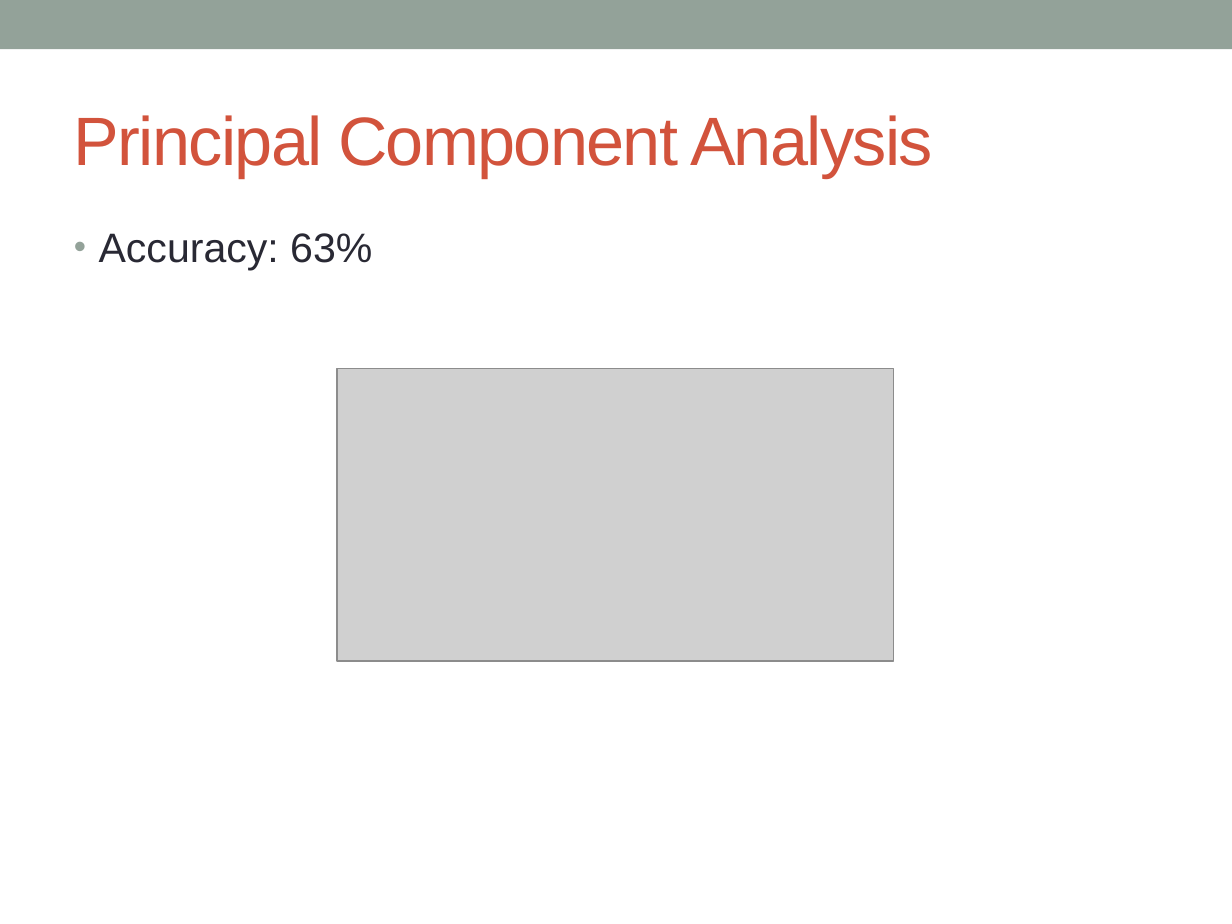
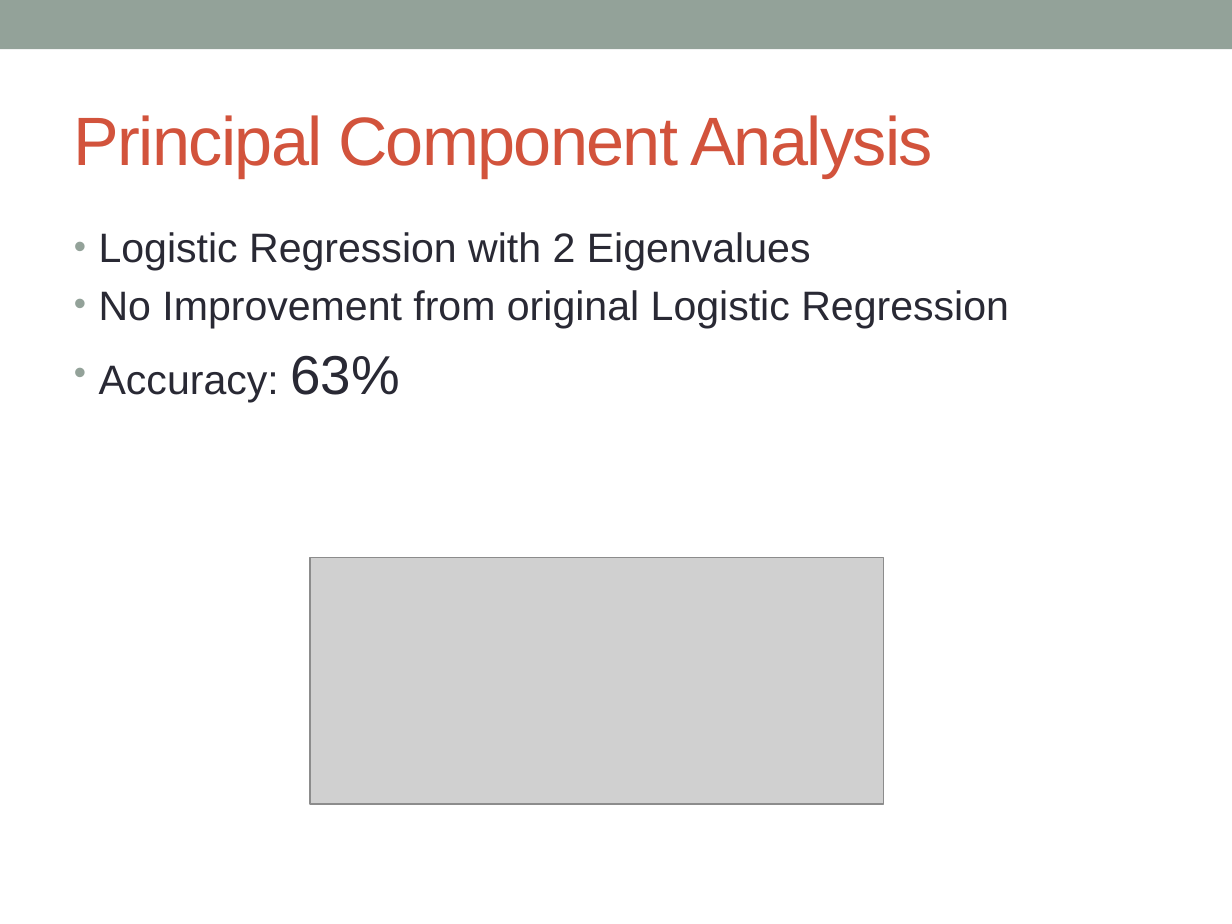
Before and after one commit to aaharrison/GeneralAssembly, a slide deck: slide 17 of Capstone/Connecticut Traffic Stop Final.pptx (slide 15 before the commit). Drawn at 1232x924 pixels with LibreOffice and Linux fonts; fonts in the diff are those of the drawing; grey boxes stand for pictures. Boxes give left, top, right and bottom in pixels: in the first picture for what was removed or moved away, otherwise in the second. Text is boxed around its words. In the diff, an @@ line names an element or a change of style, - is before the commit and + after.

```diff
--- a/Capstone/Connecticut Traffic Stop Final.pptx
+++ b/Capstone/Connecticut Traffic Stop Final.pptx
@@ text at <box>99,232,1009,328</box>: paragraphs added @@
+• Logistic Regression with 2 Eigenvalues
+• No Improvement from original Logistic Regression
@@ text at <box>99,355,400,402</box>: size 24 to 32 pt in "63%" @@
@@ picture removed at <box>338,368,893,662</box> @@
@@ picture added at <box>310,558,883,804</box> @@
```
Also in this commit, not shown: 3 other slides changed, 2 slides added, 1 other file.
